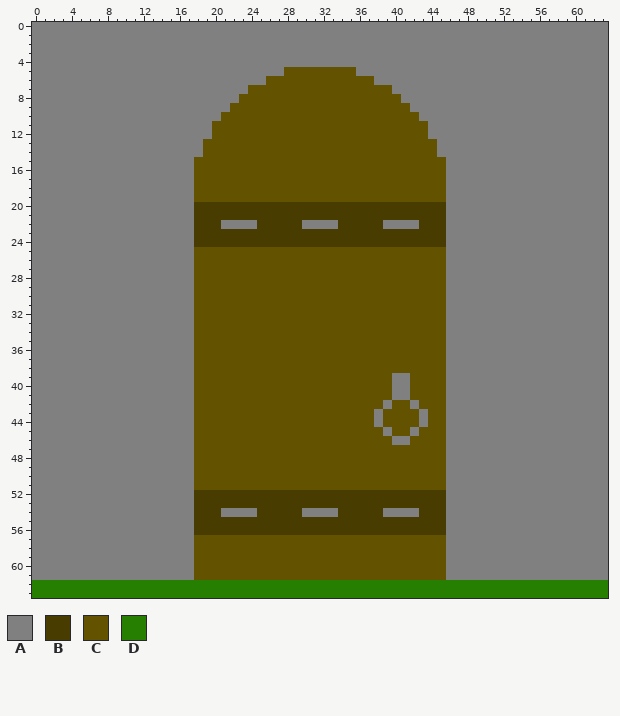
Two states of a pixel-art sprite, assets/tileset/houseDoor.png. That is the earlier state.
The file is 64x64 pixels. Colours within 5 levels of each other are drawn and written as one.
Palette (. is transparent): A #808080  B #493c00  C #635200  D #267f00
After the commit:
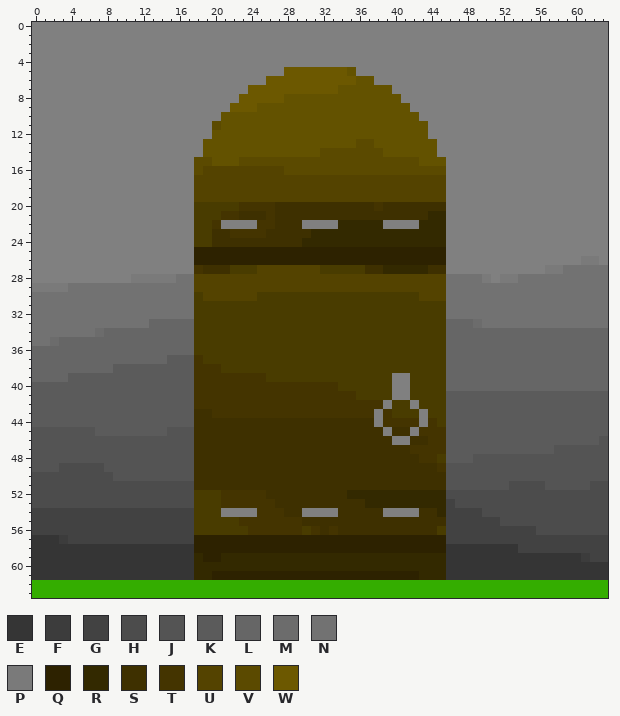
Colours new in this view: E #353535  F #3c3c3c  G #424242  H #4c4c4c  J #545454  K #5b5b5b  L #666666  M #6c6c6c  N #727272  P #7a7a7a  Q #2d2200  R #332900  S #3e3000  T #443400  U #544300  V #5b4a00  W #6c5800
What changed:
colour D: #267f00 -> #34ad00
Changed rows in their new state; - is a pixel that keeps its letter.
first column x 0:
 5 ----------------------------WWWWWWW-----------------------------
 6 --------------------------WWWWWWWWWW----------------------------
 7 ------------------------WWWWWWWWWW------------------------------
 8 -----------------------WWWWW------------------------------------
 9 ----------------------WWW---------------------------------------
11 --------------------V-------------------------------------------
13 ------------------------------------VV--------------------------
14 --------------------------------VVVVVVV-------------------------
15 ------------------VV---VVVVVVVVVVVVVVVVVVVV---------------------
16 ------------------VUUUUUUUUUVVVVVVVVVVVVVVVVVV------------------
17 ------------------UUUUUUUUUUUUUUUUUUUUUUUUUUUU------------------
18 ------------------UUUUUUUUUUUUUUUUUUUUUUUUUUUU------------------
19 ------------------UUUUUUUUUUUUUUUUUUUUUUUUUUUU------------------
20 -----------------------TTTTSSSSSSSSSSSTSSSSSSS------------------
21 ---------------------TTSSSTSSSSSSSSSSSSSSSSSRR------------------
22 --------------------T----TTSSS----RRRRR----RRR------------------
23 --------------------SSTTTTSSSSSRRRRRRRRRRRRRRR------------------
24 --------------------SSSSSSSSSSRRRRRRRRRRRRRRRR------------------
25 ------------------QQQQQQQQQQQQQQQQQQQQQQQQQQQQ------------------
26 ------------------QQQQQQQQQQQQQQQQQQQQQQQQQQQQ---------------PP-
27 ------------------TSSSBBBUUUUUUUBBBBBSSRRRRRSS-----------PPNNNNN
28 -----------PPPPPNNUUUUUUUUUUUUUUUUUUUUUUUUUUUUNNNNP-PPNNNNNNNNNN
29 PPPPNNNNNNNNNNNNNNUUUUUUUUUUUUUUUUUUUUUUUUUUUUNNNNNNNNNNNNNNNNNN
30 NNNNNNNNNNNNNNNNNNBUUUUUUBBBBBBBBBBBBBBBBBBUUUNNNNNNNNNNNNNNNNNN
31 NNNNNNNNNNNNNNNNNNBBBBBBBBBBBBBBBBBBBBBBBBBBBBNNNNNNNNNNNNNNNNNN
32 NNNNNNNNNNNNNNNNNNBBBBBBBBBBBBBBBBBBBBBBBBBBBBNNNNNNNNNNNNNNNNNN
33 NNNNNNNNNNNNNLLLLLBBBBBBBBBBBBBBBBBBBBBBBBBBBBLLLMNNNNNNNNNNNNNN
34 NNNNNNNMLLLLLLLLLLBBBBBBBBBBBBBBBBBBBBBBBBBBBBLLLLLLLLLLLLLLLLLL
35 NNMLLLLLLLLLLLLLLLBBBBBBBBBBBBBBBBBBBBBBBBBBBBLLLLLLLLLLLLLLLLLL
36 LLLLLLLLLLLLLLLLLLBBBBBBBBBBBBBBBBBBBBBBBBBBBBLLLLLLLLLLLLLLLLLL
37 LLLLLLLLLLLLLLLKKKTBBBBBBBBBBBBBBBBBBBBBBBBBBBLLLLLLLLLLLLLLLLLL
38 LLLLLLLLLKKKKKKKKKTTTBBBBBBBBBBBBBBBBBBBBBBBBBLLLLLLLLLLLLLLLLLL
39 LLLLKKKKKKKKKKKKKKTTTTTTTTBBBBBBBBBBBBBB--BBBBLLLLLLLLLLLLLLLLLL
40 KKKKKKKKKKKKKKKKKKTTTTTTTTTTTTTTTTBBBBBB--BBBBLLLLLLLLLLLLLLLLLL
41 KKKKKKKKKKKKKKKKKKTTTTTTTTTTTTTTTTTTBBBB--BBBBKKKKKKKKKKKKKKKKKK
42 KKKKKKKKKKKKKKKKKKTTTTTTTTTTTTTTTTTTTTT-BB-BBBKKKKKKKKKKKKKKKKKK
43 KKKKKKKKKKKKKKKKKKSSTTTTTTTTTTTTTTTTTT-TBBB-BBKKKKKKKKKKKKKKKKKK
44 KKKKKKKKKKKKKKKKKKSSSSSSSSSSSSSSSSSSSS-TTTT-TBKKKKKKKKKKKKKKKKKK
45 JJJJJJJKKKKKKKKJJJSSSSSSSSSSSSSSSSSSSSS-SS-TTTKKKKKKKKKKKKKKKKKK
46 JJJJJJJJJJJJJJJJJJSSSSSSSSSSSSSSSSSSSSSS--SSTTKKKKKKKKKKKKKKKKKJ
47 JJJJJJJJJJJJJJJJJJSSSSSSSSSSSSSSSSSSSSSSSSTTTTKKKKKKKKKKKKJJJJJJ
48 JJJJJJJJJJJJJJJJJJSSSSSSSSSSSSSSSSSSSSSSSSSTTBKKKJJJJJJJJJJJJJJJ
49 JJJHHHHHJJJJJJJJJJSSSSSSSSSSSSSSSSSSSSSSSSSSSTJJJJJJJJJJJJJJJJJJ
50 HHHHHHHHHJJJJJJJJJSSSSSSSSSSSSSSSSSSSSSSSSSSSSJJJJJJJJJJJJJJJJJJ
51 HHHHHHHHHHHHHHHHHHSSSSSSSSSSSSSSSSSSSSSSSSSSSSJJJJJJJHHHHJJJJJHH
52 HHHHHHHHHHHHHHHHHH---TTTTTSSSSSSSSSRRRRRRRRRRRHHHHHHHHHHHHHHHHHH
53 HHHHHHHHHHHHHHHHHH---TTTTTTSSSSSSSSSSRRRRRRRRRGHHHHHHHHHHHHHHHHH
54 GGGGGGGGGGGGGGGGGG-------TTTSS----SSSSS----SSRGGGGHHHHHHHHHHHHHH
55 GGGGGGGGGGGGGGGGGG-----TTTTTTTSSSSSSSSSSSSSSSSGGGGGGHHHHHHHHHHHH
56 GGGGGGGGGGGGGGGGGG------TTTTTT-TSTSSSSSSSSSSS-GGGGGGGGGGHHHHHHHH
57 EEEFGGGGGGGGGGGGGGQQQQQQQQQQQQQQQQQQQQQQQQQQQQGGGGGGGGGGGGGGGGGG
58 EEEEEEEEEEEEEEEEEEQQQQQQQQQQQQQQQQQQQQQQQQQQQQEEEEEEEEGGGGGGGGGG
59 EEEEEEEEEEEEEEEEEERQQRRRRRRRRRRRRRRRRRRRRRRRRREEEEEEEEEEEEEEEFGG
60 EEEEEEEEEEEEEEEEEERRRRRRRRRRRRRRRRRRRRRRRRRRRREEEEEEEEEEEEEEEEEE
61 EEEEEEEEEEEEEEEEEERRQQQQQQQQQQQQQQQQQQQQQQQRRREEEEEEEEEEEEEEEEEE
